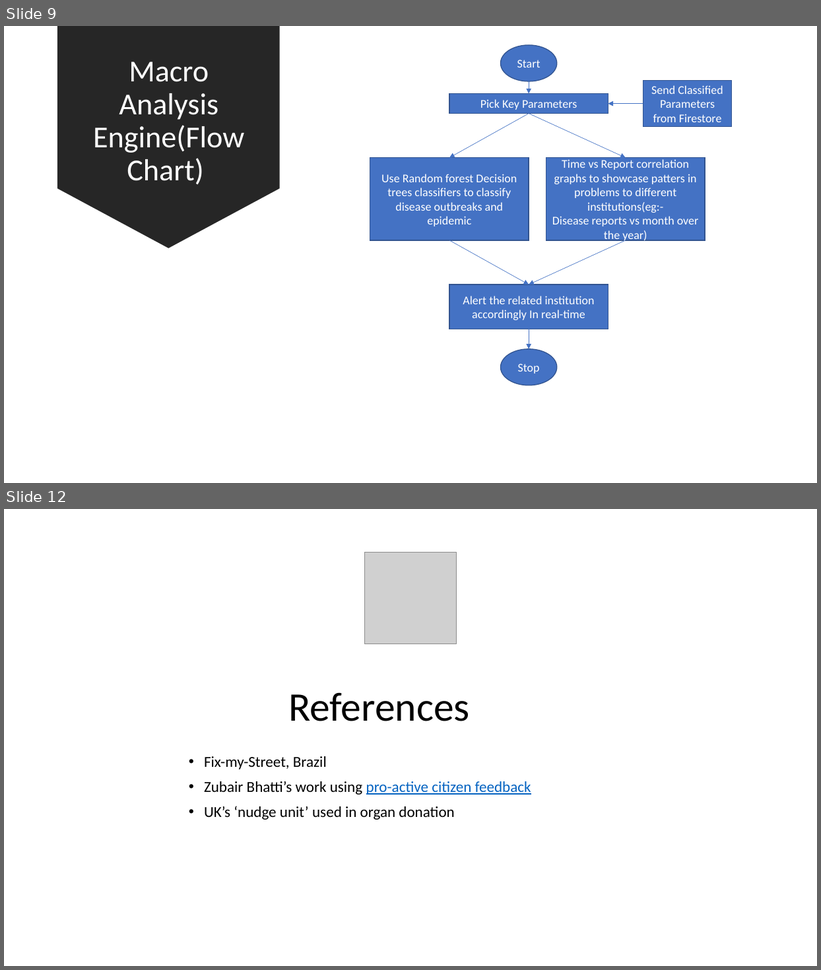
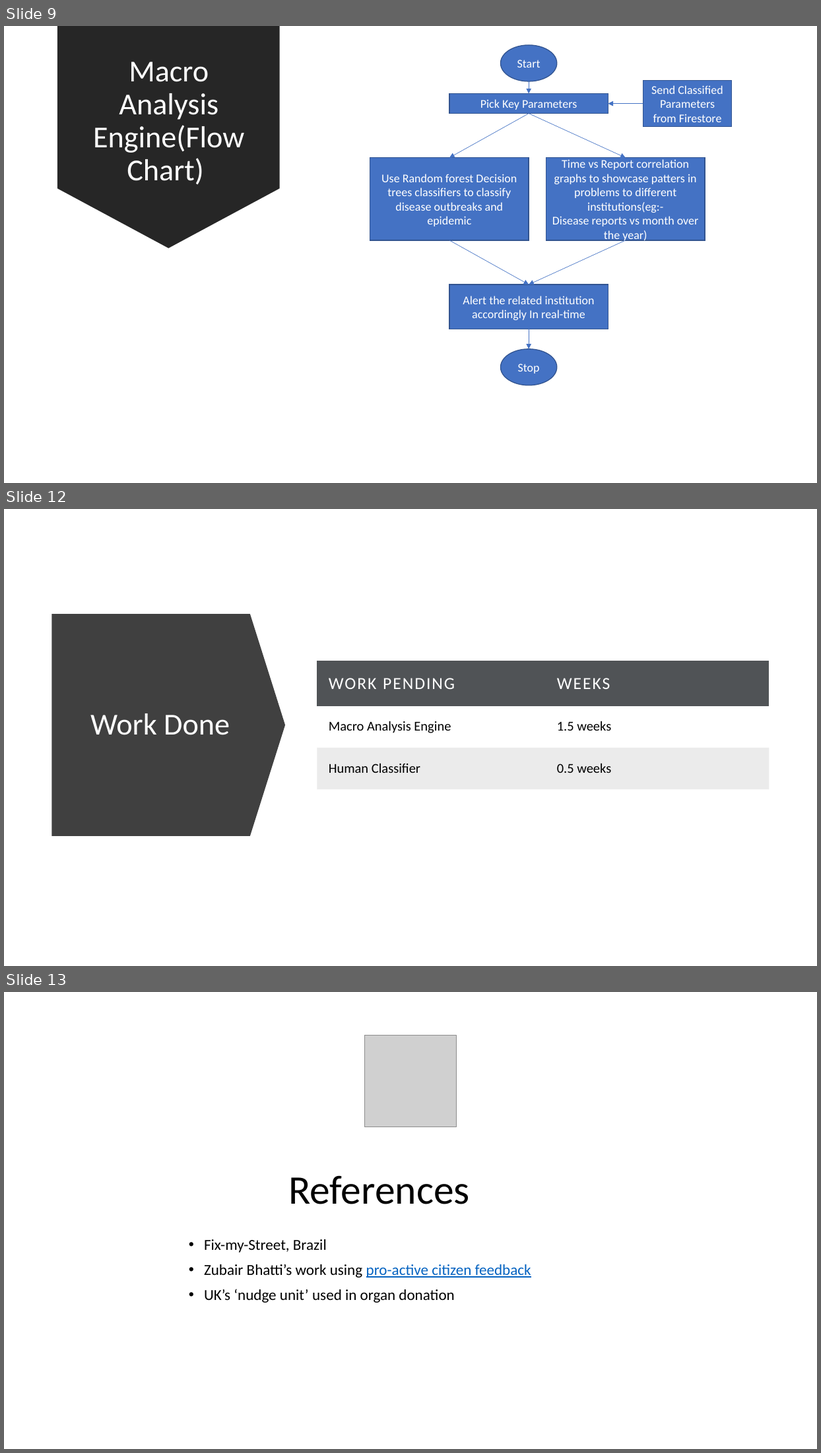
Before and after one commit to kaiwalya4850/Direct_Democracy, a slide deck: For The People.pptx. Shown one above the other, each under a label of ours: slides 9 and 12 before the commit, slides 9, 12 and 13 after it; the slides between them are not shown. The pictures are 821x970 and 821x1453 pixels, drawn with LibreOffice and Linux fonts; fonts in the diff are those of the drawing; grey boxes stand for pictures. Boxes give left, top, right and bottom in pixels: in the first picture for what was removed or moved away, otherwise in the second. Text is boxed around its words. In the diff, an @@ line names an element or a change of style, - is before the commit and + after.

```diff
--- a/For The People.pptx
+++ b/For The People.pptx
@@ slide 12 added at (4,509,817,966), background #FFFFFF @@
@@ down arrow added at (52,614,286,836), fill #404040 @@
@@ table added at (317,661,769,789), 3 rows, 2 columns @@
+WORK PENDING | WEEKS
+Macro Analysis Engine | 1.5 weeks
+Human Classifier | 0.5 weeks
@@ title added at (90,714,230,735), 36 pt, text #FFFFFF @@
+Work Done
@@ what was slide 12 is now slide 13 @@
```
Also in this commit, not shown: 2 slides changed, 5 other files.
